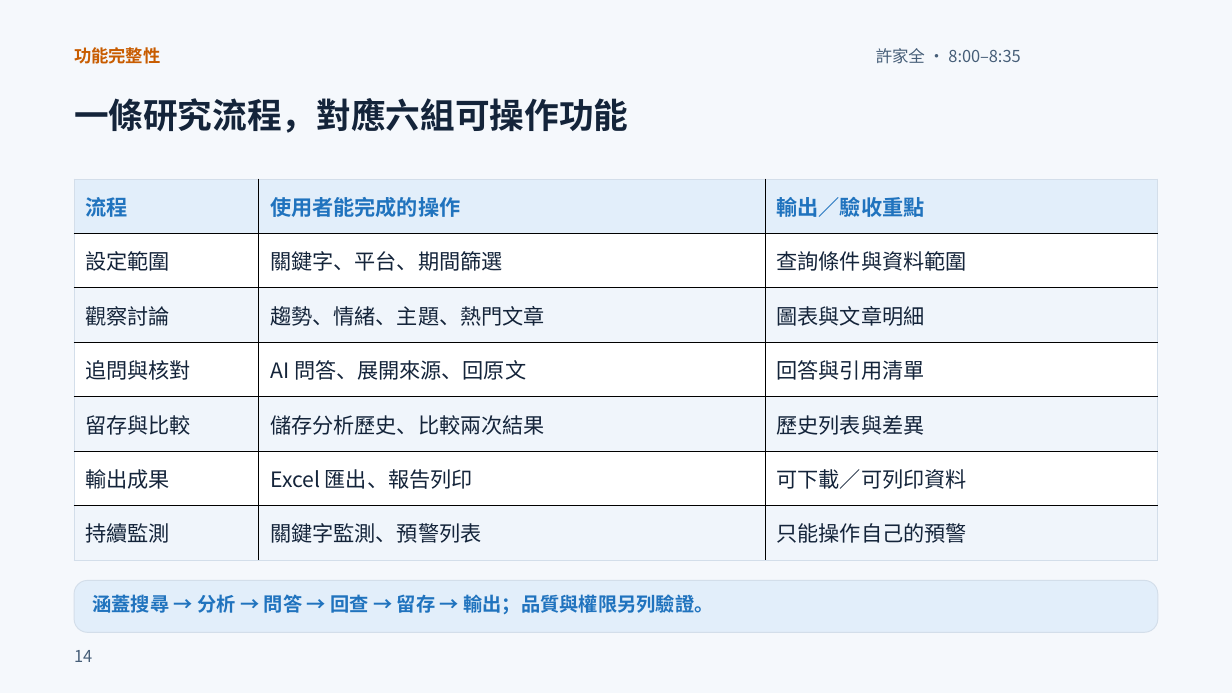
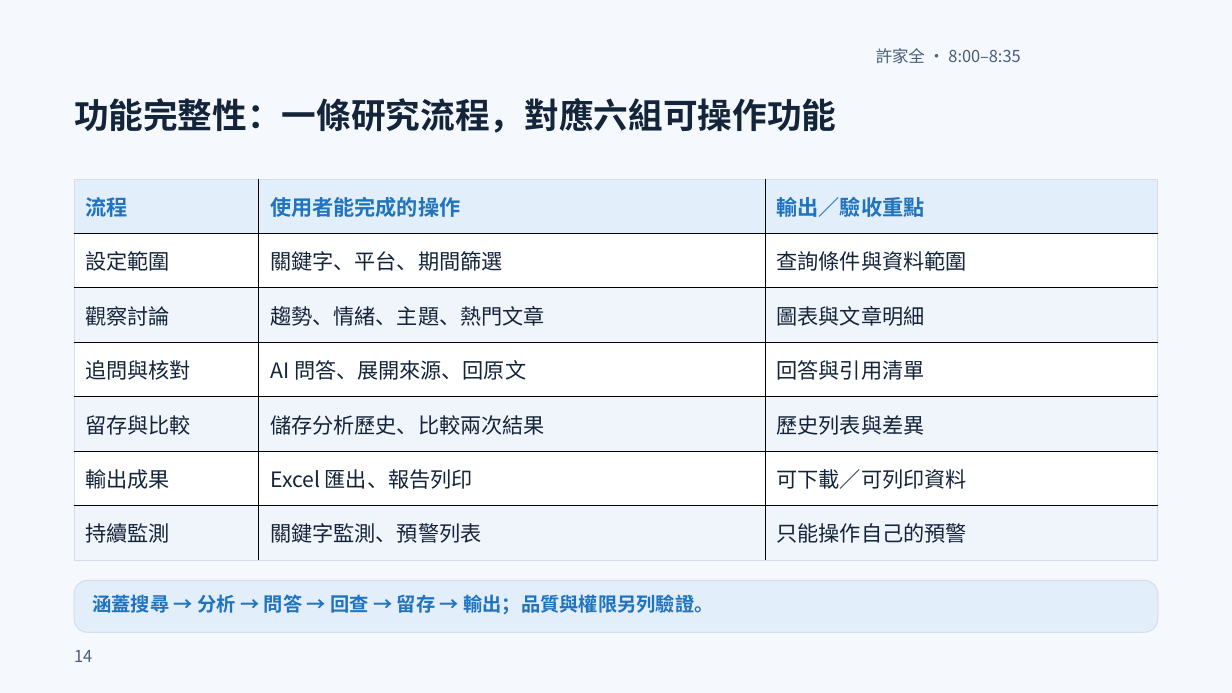
Before and after one commit to xujiaquan05/115405, a slide deck: slide 14 of output/ppt-review-20261011/final/MeBOD_複審簡報_第二輪修訂版.pptx. Drawn at 1232x693 pixels with LibreOffice and Linux fonts; fonts in the diff are those of the drawing. Boxes give left, top, right and bottom in pixels: in the first picture for what was removed or moved away, otherwise in the second. Text is boxed around its words. In the diff, an @@ line names an element or a change of style, - is before the commit and + after.

```diff
--- a/output/ppt-review-20261011/final/MeBOD_複審簡報_第二輪修訂版.pptx
+++ b/output/ppt-review-20261011/final/MeBOD_複審簡報_第二輪修訂版.pptx
@@ text removed at [74,47,160,64] @@
-功能完整性
@@ text at [74,98,836,133]: text changed @@
-一條研究流程，對應六組可操作功能
+功能完整性：一條研究流程，對應六組可操作功能
```
Also in this commit, not shown: 24 other slides changed, 5 other files.
